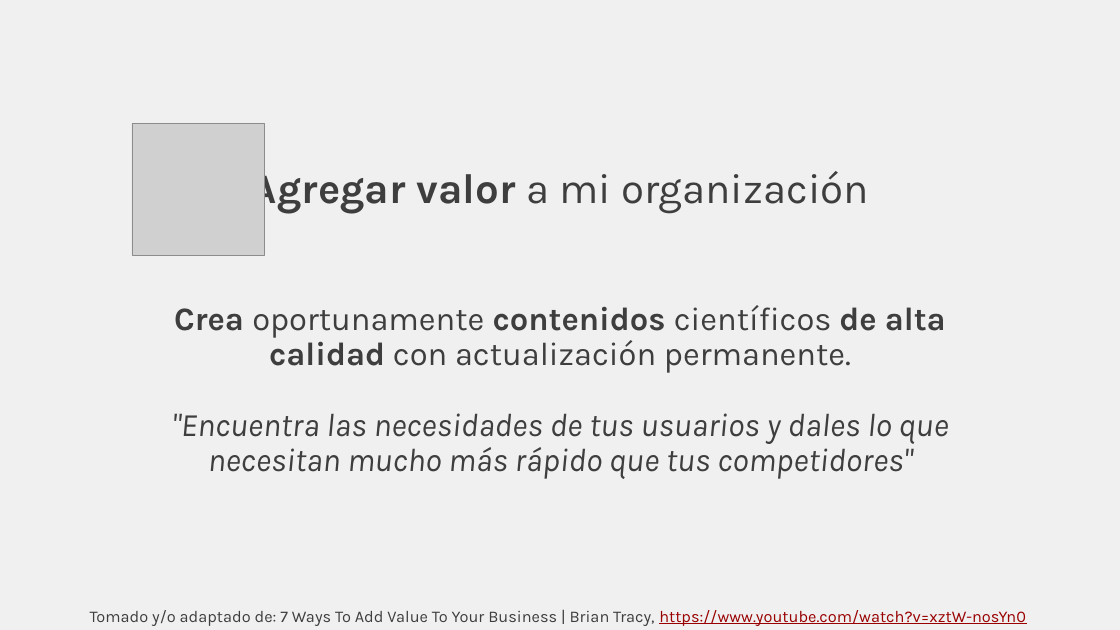
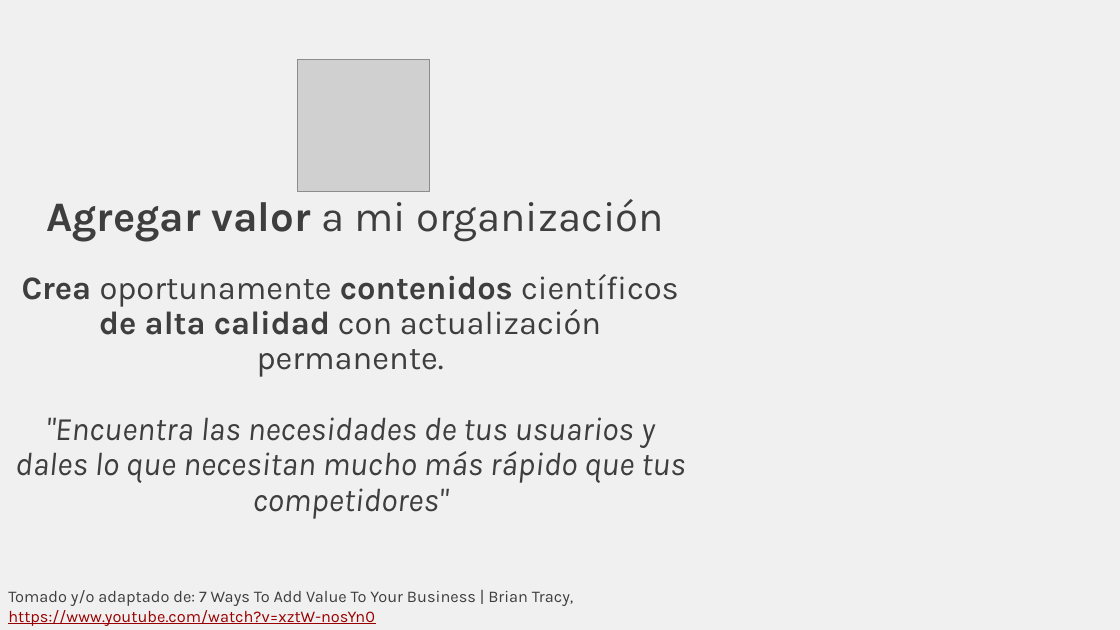
Before and after one commit to rcfdtools/R.TeachingResearchGuide, a slide deck: slide 8 of Section01/Section01.pptx. Drawn at 1120x630 pixels with LibreOffice and Linux fonts; fonts in the diff are those of the drawing; grey boxes stand for pictures. Boxes give left, top, right and bottom in pixels: in the first picture for what was removed or moved away, otherwise in the second. Text is boxed around its words. In the diff, an @@ line names an element or a change of style, - is before the commit and + after.

```diff
--- a/Section01/Section01.pptx
+++ b/Section01/Section01.pptx
@@ picture: place and size @@
-picture at [132, 124, 264, 255]
+picture at [297, 59, 429, 191]
@@ text "Agregar valor a mi organización" rewrapped from [251, 165, 869, 214] to [46, 199, 664, 242] @@
@@ text "Crea oportunamente contenidos científicos de ..." rewrapped from [172, 305, 949, 479] to [15, 274, 685, 519] @@
@@ text "Tomado y/o adaptado de: 7 ...": place and size @@
-text "Tomado y/o adaptado de: 7 ..." at [90, 610, 1026, 626]
+text "Tomado y/o adaptado de: 7 ..." at [8, 590, 573, 626]
@@ text "Tomado y/o adaptado de: 7 ..." at [8, 590, 573, 626]: alignment centre to left @@
```
Also in this commit, not shown: 22 other slides changed, 1 slide added, 1 slide removed, 6 other files.
